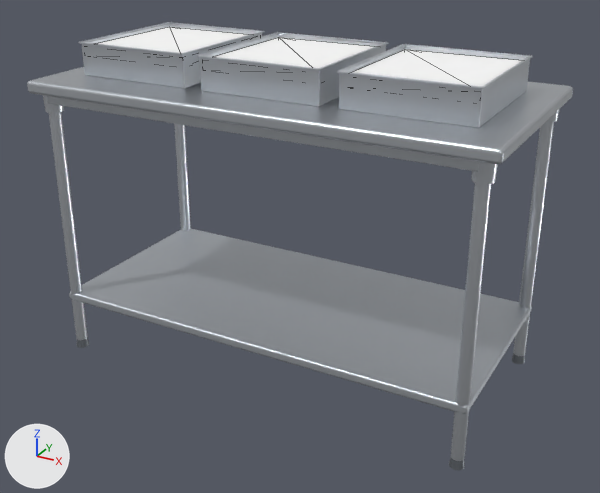
A saved change to the glTF model public/models/equipment/breading-station.glb.
Before and after are seen from a camera (50 mm lens) standing at (1.227, -2.209, 1.513) and looking at (0.031, -0.034, 0.426). The lights are fixed; the arrows at lower left show +X, +Y and +Z. The first picture is the older version. Mesh edges are drawn as thin lines on the coarser meshes. Where no turn or scale is listed for an object, it has been applied to the vertices. Vertices at exactly the same position are counted once.

Names of what the first picture shows: 'BODY', 'FOOD'.
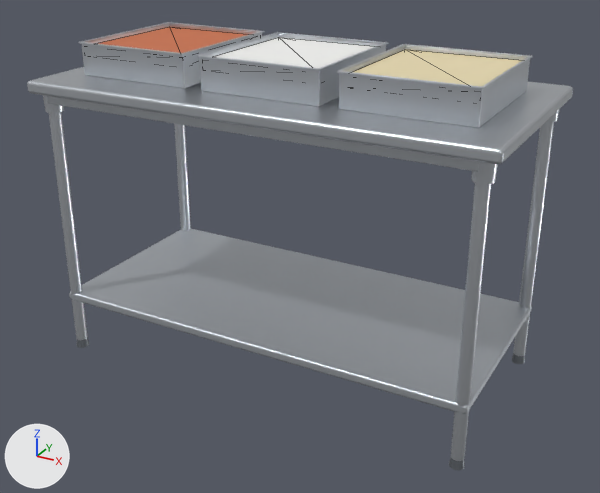
Where the change shows, as pixel boxes (x1, y1, x2, y2) in the pictures (600 x 493 px):
part 1 of me_food, recoloured (white to orange): (97, 27, 249, 53) in both
part 2 of me_food, recoloured: (221, 37, 368, 68) in both
part 3 of me_food, recoloured (white to beige): (353, 49, 522, 86) in both

The edits, one by one:
me_food has 24 vertices, 36 faces and spans x -0.639..0.639, y -0.219..0.219, z -0.015..0.015.
me_food is used by ob_food; location (0.0, 0.0, 1.025).
me_food part 1: 12 faces centred in x -0.639..-0.261, y -0.219..0.219, z -0.015..0.015 are repainted in the vertex colours; the middle colour goes from white #ffffff to orange #c97049.
me_food part 2: 12 faces centred in x -0.189..0.189, y -0.219..0.219, z -0.015..0.015 are repainted in the vertex colours; the middle colour goes from white #ffffff to white #f4f4f2.
me_food part 3: 12 faces centred in x 0.261..0.639, y -0.219..0.219, z -0.015..0.015 are repainted in the vertex colours; the middle colour goes from white #ffffff to beige #e7d9b0.
